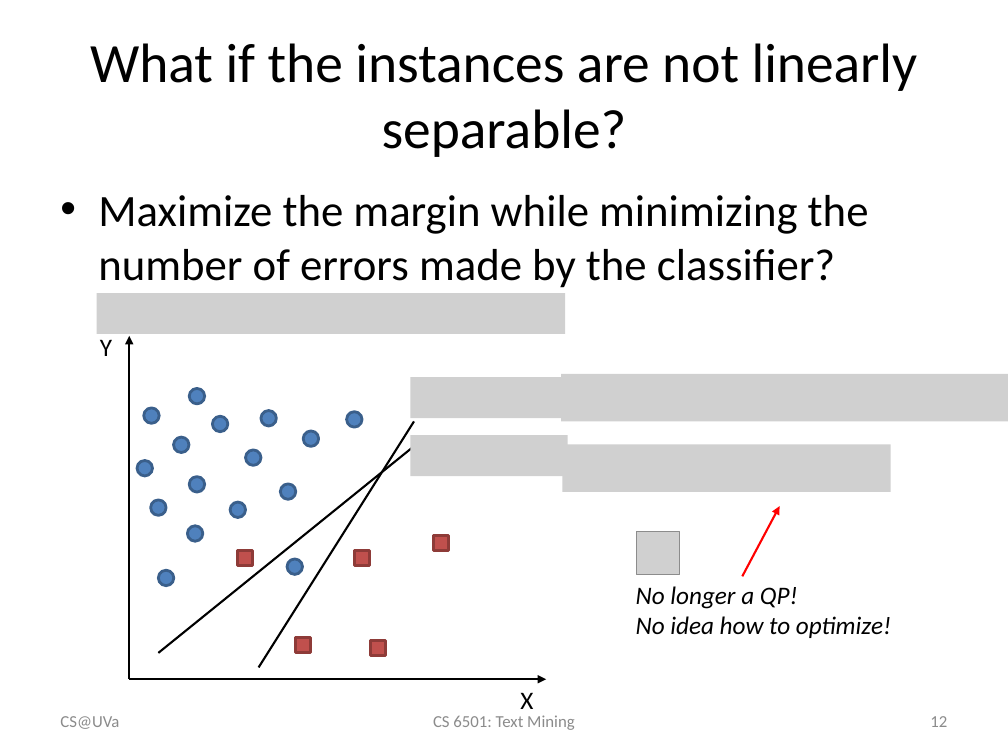
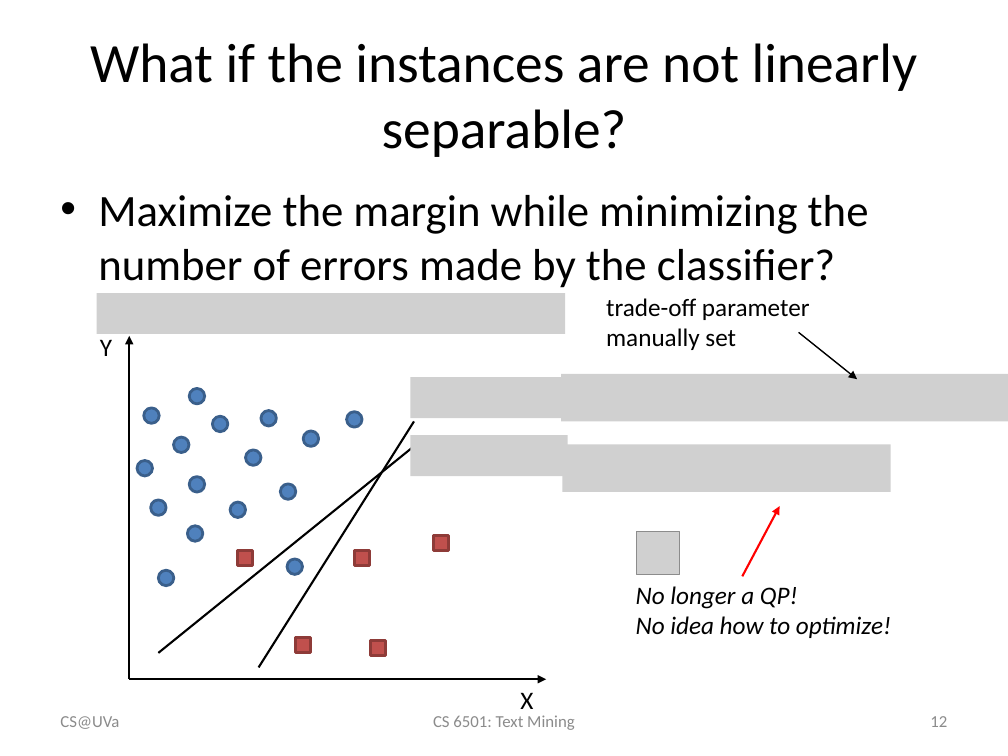
Before and after one commit to wang296/CS6501-Text-Mining, a slide deck: slide 12 of docs/svm.pptx. Drawn at 1008x756 pixels with LibreOffice and Linux fonts; fonts in the diff are those of the drawing; grey boxes stand for pictures. Boxes give left, top, right and bottom in pixels: in the first picture for what was removed or moved away, otherwise in the second. Text is boxed around its words. In the diff, an @@ line names an element or a change of style, - is before the commit and + after.

```diff
--- a/docs/svm.pptx
+++ b/docs/svm.pptx
@@ text added at box(606, 298, 810, 350), 18 pt, text #000000 @@
+trade-off parameter
+manually set
@@ arrow added from (798, 333) to (857, 379), #000000 1 pt @@
```
Also in this commit, not shown: 8 other slides changed, 4 slides added, 7 other files.
